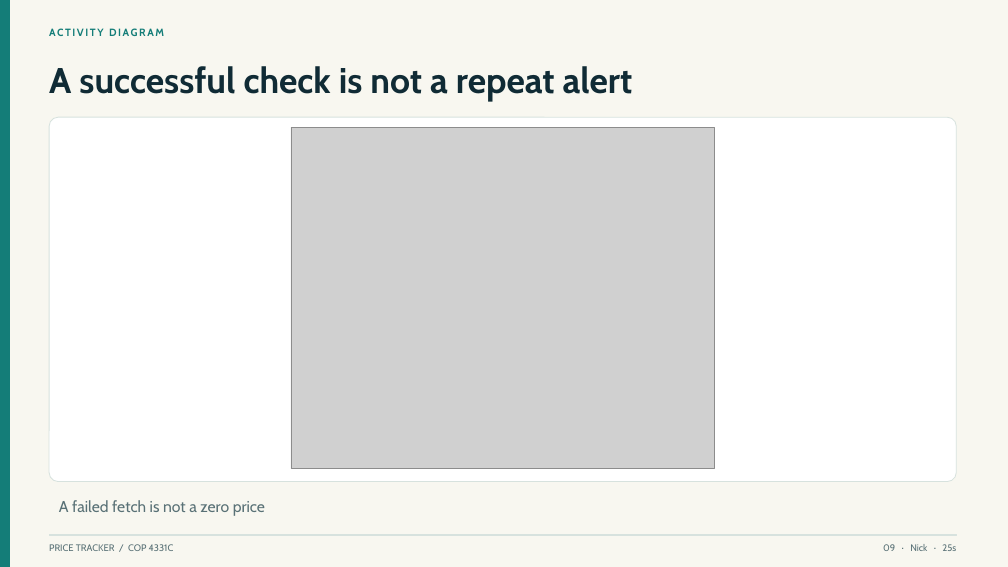
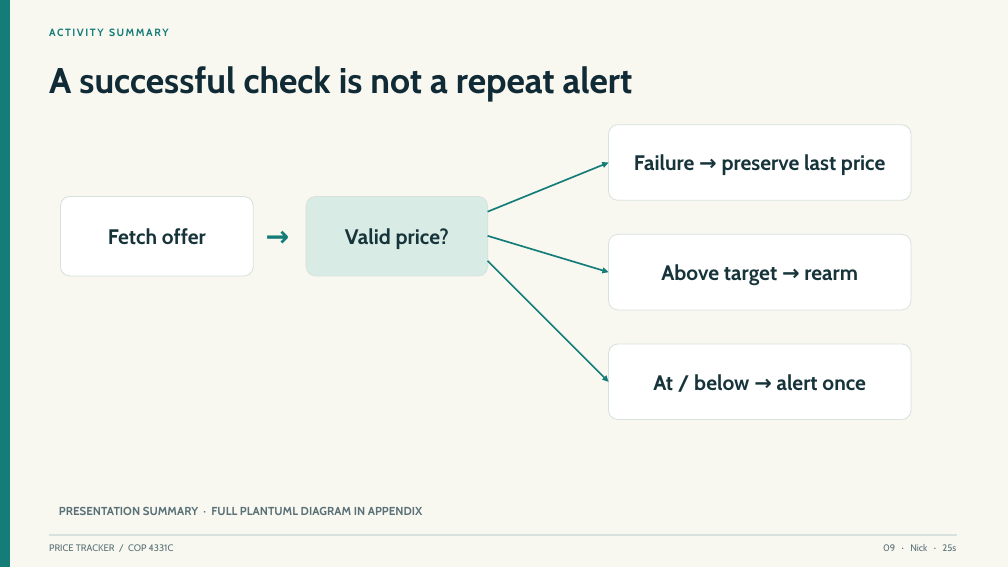
Before and after one commit to aluciencozy/price-tracker, a slide deck: slide 9 of docs/presentation/price-tracker.pptx. Drawn at 1008x567 pixels with LibreOffice and Linux fonts; fonts in the diff are those of the drawing; grey boxes stand for pictures. Boxes give left, top, right and bottom in pixels: in the first picture for what was removed or moved away, otherwise in the second. Text is boxed around its words. In the diff, an @@ line names an element or a change of style, - is before the commit and + after.

Commit message:
Make diagram summaries projector readable

```diff
--- a/docs/presentation/price-tracker.pptx
+++ b/docs/presentation/price-tracker.pptx
@@ text at bbox=[49, 28, 169, 36]: text changed @@
-ACTIVITY DIAGRAM
+ACTIVITY SUMMARY
@@ picture removed at bbox=[291, 127, 715, 469] @@
@@ rounded rectangle added at bbox=[609, 125, 911, 200], fill #FFFFFF, outline #D7E2DE 0.8 pt @@
@@ arrow added from (488, 212) to (609, 163), #147D78 1.6 pt @@
@@ text added at bbox=[634, 154, 885, 175], 20 pt, text #17343B, bold @@
+Failure → preserve last price
@@ rounded rectangle: place and size @@
-rounded rectangle at bbox=[49, 117, 957, 482]
+rounded rectangle at bbox=[60, 197, 253, 276]
@@ rounded rectangle at bbox=[60, 197, 253, 276]: proportions changed @@
@@ rounded rectangle added at bbox=[306, 197, 488, 276], fill #D8ECE5, outline #D7E2DE 0.8 pt @@
@@ text added at bbox=[108, 228, 206, 245], 20 pt, text #17343B, bold @@
+Fetch offer
@@ text added at bbox=[255, 218, 300, 252], 27 pt, text #147D78, bold @@
+→
@@ text added at bbox=[345, 228, 449, 249], 20 pt, text #17343B, bold @@
+Valid price?
@@ arrow added from (488, 236) to (609, 272), #147D78 1.6 pt @@
@@ rounded rectangle added at bbox=[609, 234, 911, 310], fill #FFFFFF, outline #D7E2DE 0.8 pt @@
@@ arrow added from (488, 261) to (609, 382), #147D78 1.6 pt @@
@@ text added at bbox=[661, 264, 858, 286], 20 pt, text #17343B, bold @@
+Above target → rearm
@@ rounded rectangle added at bbox=[609, 344, 911, 420], fill #FFFFFF, outline #D7E2DE 0.8 pt @@
@@ text added at bbox=[653, 374, 866, 391], 20 pt, text #17343B, bold @@
+At / below → alert once
@@ text removed at bbox=[59, 500, 265, 516] @@
-A failed fetch is not a zero price
@@ text added at bbox=[59, 507, 423, 515], 11 pt, text #597176, bold @@
+PRESENTATION SUMMARY · FULL PLANTUML DIAGRAM IN APPENDIX
```
Also in this commit, not shown: 3 other slides changed, 8 slides added, 2 slides removed, 4 other files.
